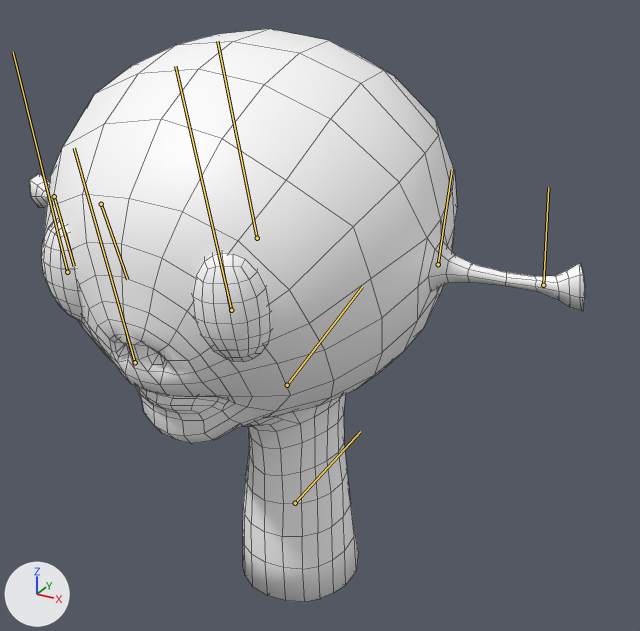
One commit to the FBX model Assets/Art/Animations/UUncleBob/Anim_Unclebob_Idle_01_60fps.fbx: the scene before it, then after it.
Before and after are seen from a camera (50 mm lens) standing at (0.459, -0.742, 1.824) and looking at (0.032, 0.035, 1.436). Arrows for +X, +Y and +Z are at lower left; the lights stay in place. Both versions are drawn at frame 2 of the action 'Take 001'; the numbers are the values there. The bones that bend it are drawn over the model as lines. Mesh edges are drawn as thin lines.

Objects in the first picture: 'ALIEN'.
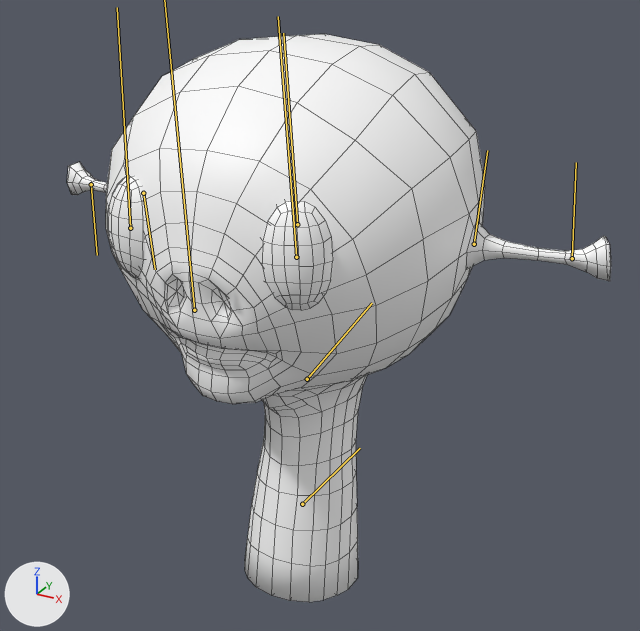
Pixel boxes (x1, y1, x2, y2) of what changed, in the pictures (640 x 631 px):
'ALIEN', posed
    before: (29, 29, 585, 602)
    after: (67, 34, 611, 602)
bone 'ALIEN_ROOT', root to tip
    before: (295, 503) to (360, 431)
    after: (302, 504) to (360, 448)
bone 'L_Ear_1', root to tip
    before: (438, 264) to (452, 169)
    after: (474, 244) to (487, 150)
bone 'R_Ear_1', root to tip
    before: (101, 204) to (127, 279)
    after: (143, 193) to (155, 269)

The edits, one by one:
Bone 'ALIEN_ROOT' (bone_alien_root) moves from (0.0, 0.0, 0.0) to (-1.4, 1.7, 0.1).
Bone 'ALIEN_ROOT' (bone_alien_root) turns from (0, 0, 0) to (3, 0, 9) degrees about its own x, y and z.
Bone 'L_Ear_1' (bone_l_ear_1) turns from (0, 0, 0) to (0, 0, 4) degrees about its own x, y and z.
Bone 'Nose' (bone_nose) is rescaled from (1.0, 1.0, 1.0) to (1.0, 1.67, 1.67).
Bone 'R_Ear_1' (bone_r_ear_1) turns from (0, 0, 0) to (0, 0, 4) degrees about its own x, y and z.
